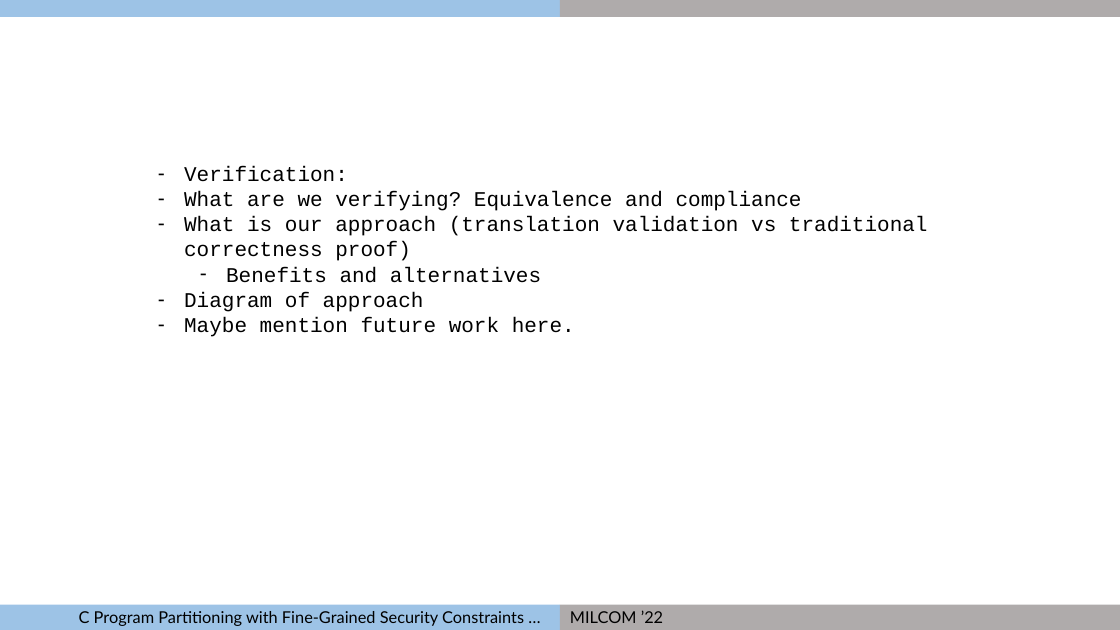
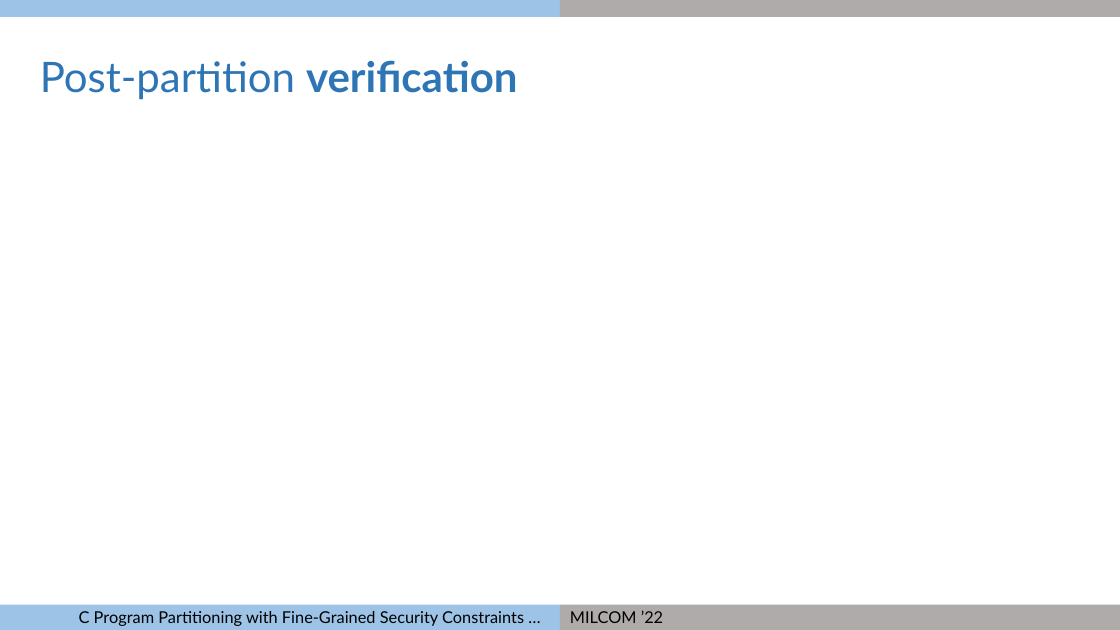
Before and after one commit to gaps-closure/ect, a slide deck: slide 53 of milcom-2022.pptx (slide 18 before the commit). Drawn at 1120x630 pixels with LibreOffice and Linux fonts; fonts in the diff are those of the drawing. Boxes give left, top, right and bottom in pixels: in the first picture for what was removed or moved away, otherwise in the second. Text is boxed around its words. In the diff, an @@ line names an element or a change of style, - is before the commit and + after.

```diff
--- a/milcom-2022.pptx
+++ b/milcom-2022.pptx
@@ text added at bbox=[40, 60, 518, 100], 36 pt, text #2E75B6 @@
+Post-partition verification
@@ text removed at bbox=[184, 166, 928, 337] @@
-– Verification:
-– What are we verifying? Equivalence and compliance
-– What is our approach (translation validation vs traditional correctness proof)
-  – Benefits and alternatives
-– Diagram of approach
-– Maybe mention future work here.
```
Also in this commit, not shown: 18 other slides changed, 68 slides added.
